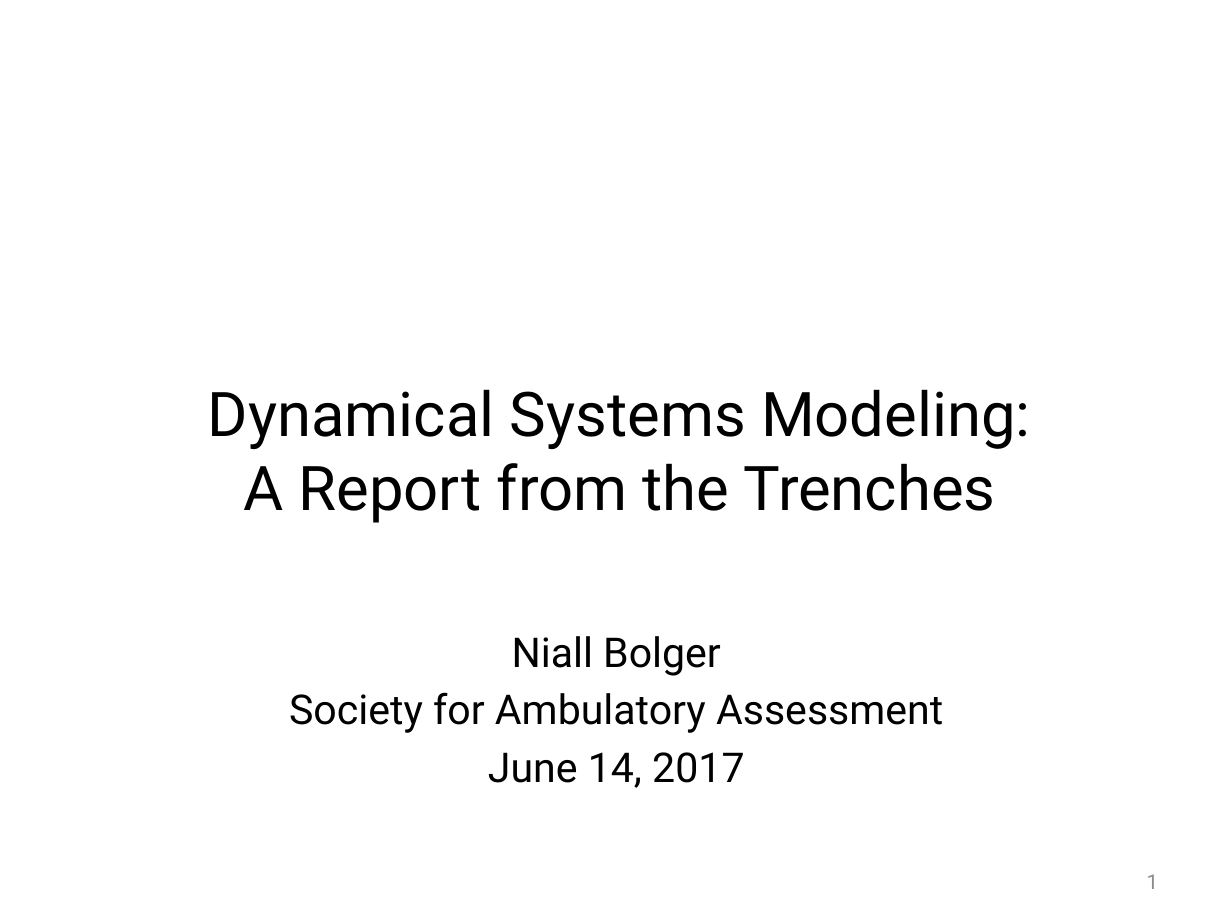
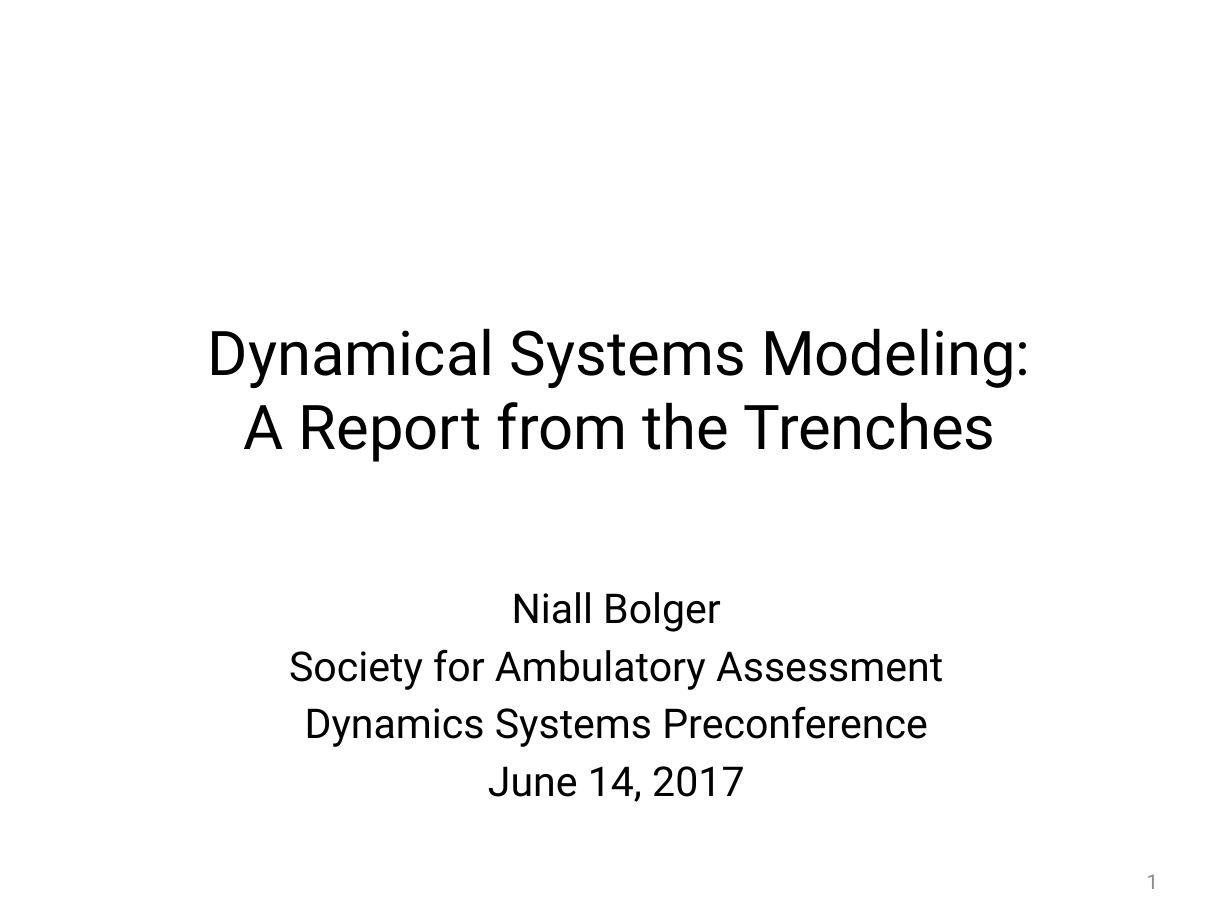
Before and after one commit to mayazrm/KZNB, a slide deck: slide 1 of DSM/Bolger_DSM_Report_from_the_Trenches_170601.pptx. Drawn at 1232x924 pixels with LibreOffice and Linux fonts; fonts in the diff are those of the drawing. Boxes give left, top, right and bottom in pixels: in the first picture for what was removed or moved away, otherwise in the second. Text is boxed around its words. In the diff, an @@ line names an element or a change of style, - is before the commit and + after.

```diff
--- a/DSM/Bolger_DSM_Report_from_the_Trenches_170601.pptx
+++ b/DSM/Bolger_DSM_Report_from_the_Trenches_170601.pptx
@@ title "Dynamical Systems Modeling: A Report ...": place and size @@
-title "Dynamical Systems Modeling: A Report ..." at bbox=[208, 389, 1031, 523]
+title "Dynamical Systems Modeling: A Report ..." at bbox=[208, 328, 1031, 462]
@@ subtitle "Niall Bolger": place and size @@
-subtitle "Niall Bolger" at bbox=[289, 636, 943, 788]
+subtitle "Niall Bolger" at bbox=[289, 592, 943, 802]
@@ subtitle at bbox=[305, 706, 928, 747]: paragraph added @@
+Dynamics Systems Preconference
```
Also in this commit, not shown: 10 other slides changed, 7 slides added, 3 slides removed, 7 other files.
